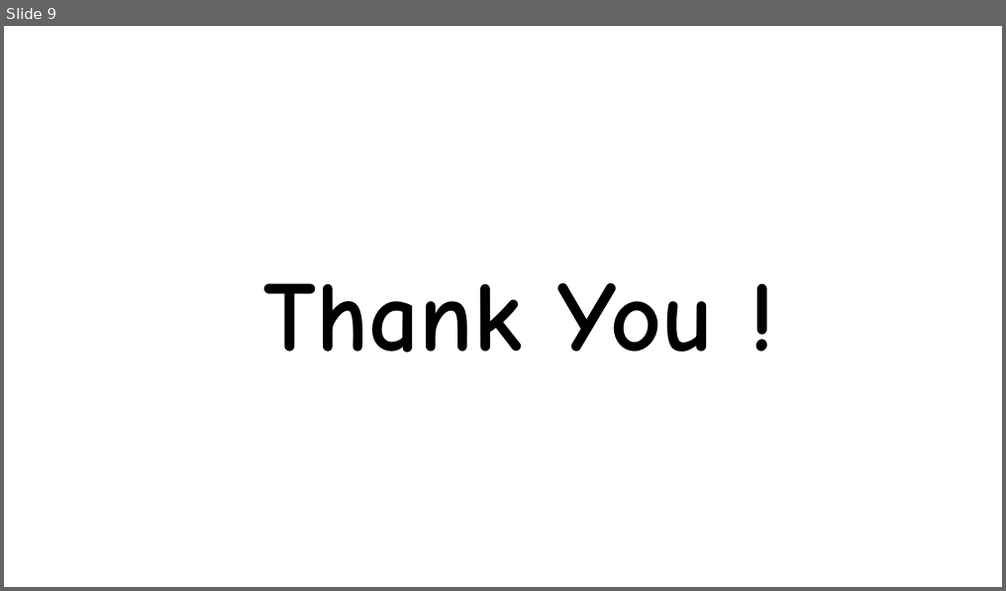
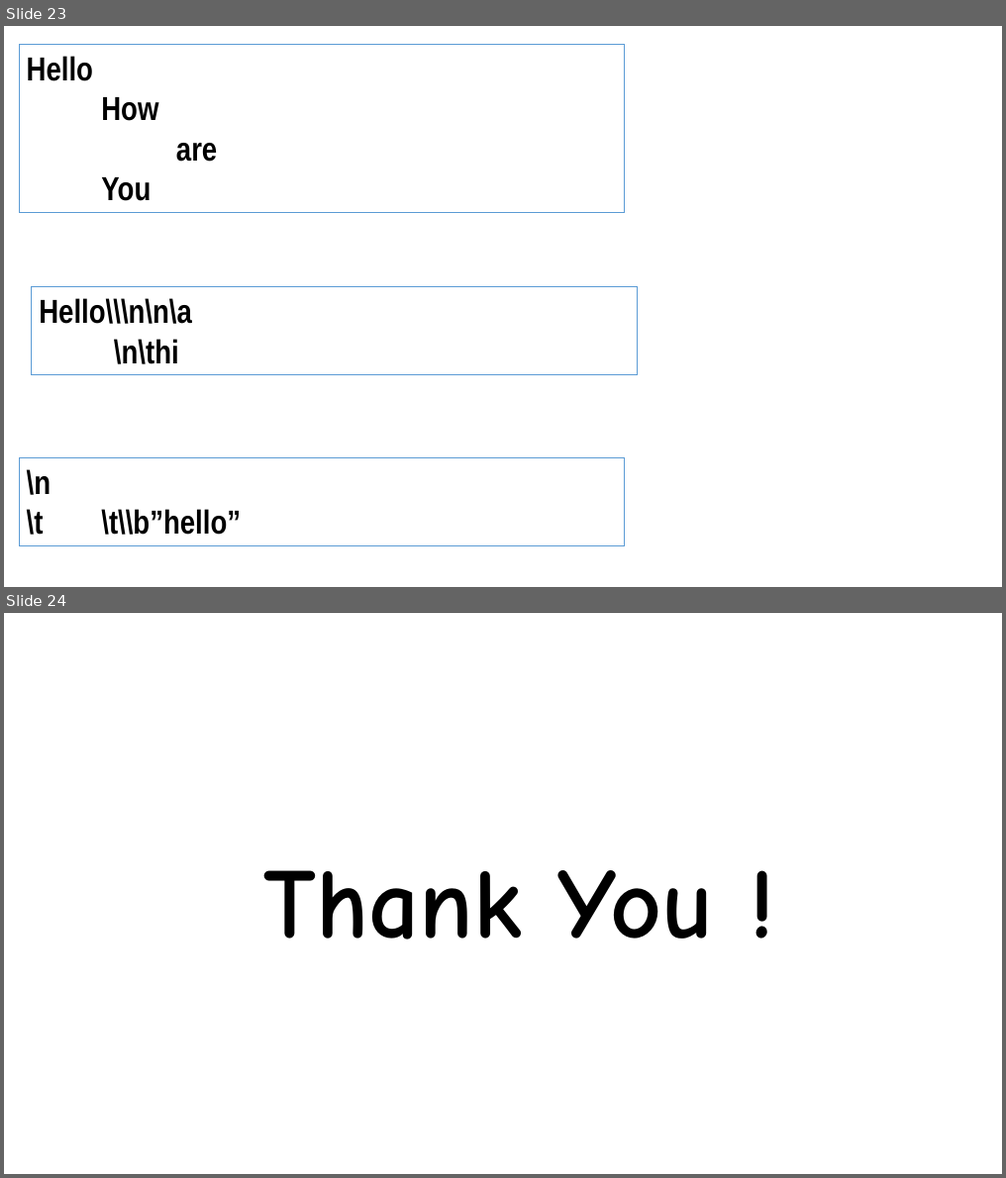
Before and after one commit to eusGithubwork/javaStudy, a slide deck: java.pptx. Shown one above the other, each under a label of ours: slide 9 before the commit, slides 23 and 24 after it. The pictures are 1006x591 and 1006x1178 pixels, drawn with LibreOffice and Linux fonts; fonts in the diff are those of the drawing. Boxes give left, top, right and bottom in pixels: in the first picture for what was removed or moved away, otherwise in the second. Text is boxed around its words. In the diff, an @@ line names an element or a change of style, - is before the commit and + after.

```diff
--- a/java.pptx
+++ b/java.pptx
@@ slide 23 added at (x1=4, y1=26, x2=1002, y2=587), background #FFFFFF @@
@@ rectangle added at (x1=19, y1=44, x2=625, y2=213), fill #FFFFFF, outline #5B9BD5 1 pt, 32 pt, text #000000, bold @@
+Hello
+How
+are
+You
@@ rectangle added at (x1=32, y1=287, x2=638, y2=375), fill #FFFFFF, outline #5B9BD5 1 pt, 32 pt, text #000000, bold @@
+Hello\\\n\n\a
+\n\thi
@@ rectangle added at (x1=19, y1=458, x2=625, y2=547), fill #FFFFFF, outline #5B9BD5 1 pt, 32 pt, text #000000, bold @@
+\n
+\t \t\\b”hello”
@@ what was slide 9 is now slide 24 @@
```
Also in this commit, not shown: 14 other slides added, 3 other files.
